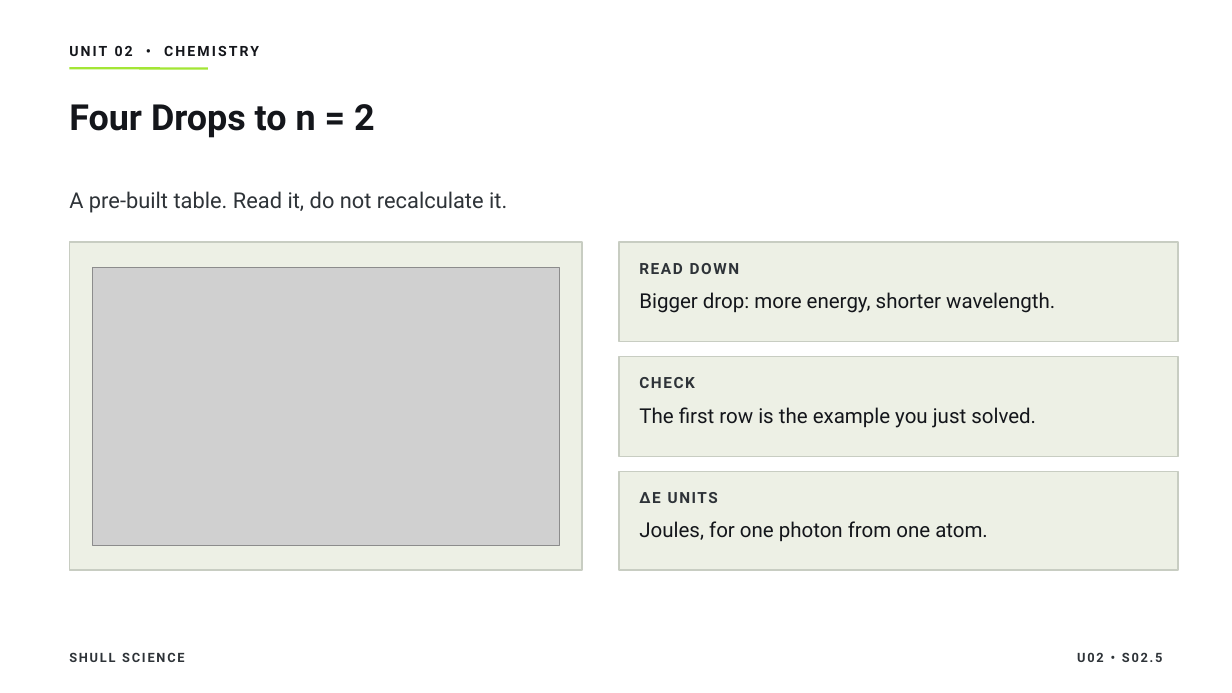
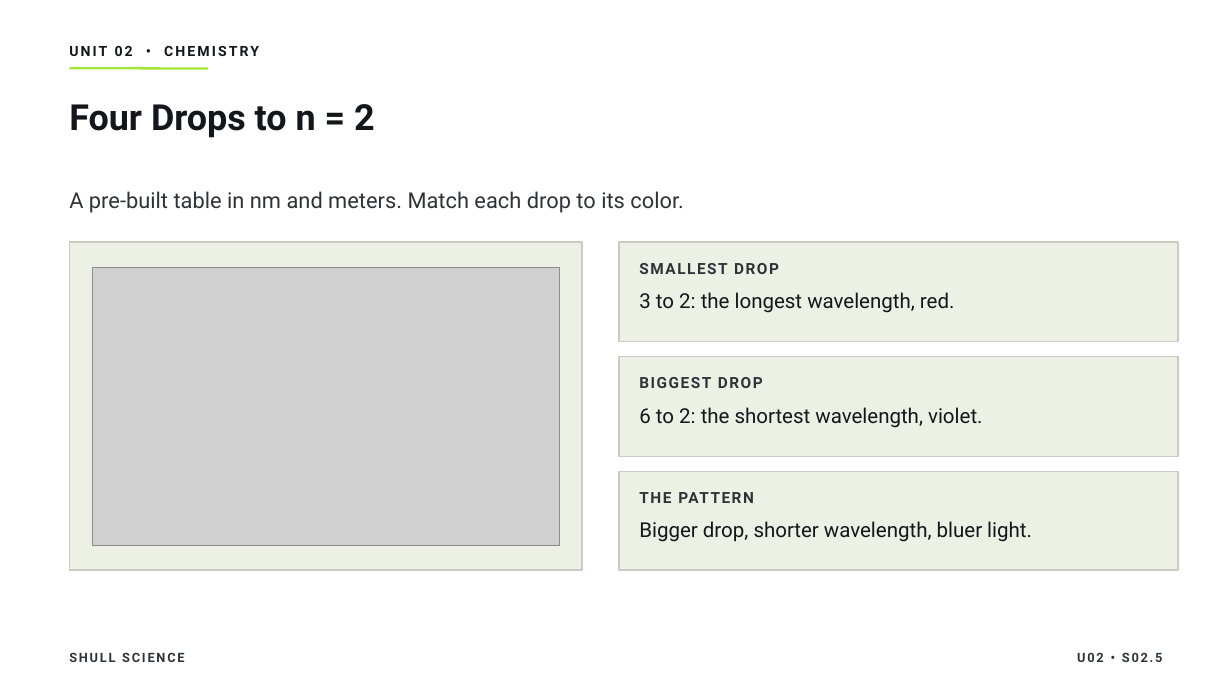
Before and after one commit to Hayabusa015/WorkWork, a slide deck: slide 10 of deliverables/chem-u02/SHULL_CHEM_Slides_U02_S02.5.pptx (slide 13 before the commit). Drawn at 1232x693 pixels with LibreOffice and Linux fonts; fonts in the diff are those of the drawing; grey boxes stand for pictures. Boxes give left, top, right and bottom in pixels: in the first picture for what was removed or moved away, otherwise in the second. Text is boxed around its words. In the diff, an @@ line names an element or a change of style, - is before the commit and + after.

```diff
--- a/deliverables/chem-u02/SHULL_CHEM_Slides_U02_S02.5.pptx
+++ b/deliverables/chem-u02/SHULL_CHEM_Slides_U02_S02.5.pptx
@@ text at (69, 191, 683, 213): text changed @@
-A pre-built table. Read it, do not recalculate it.
+A pre-built table in nm and meters. Match each drop to its color.
@@ text at (639, 263, 682, 274): text changed @@
-READ DOWN
+SMALLEST DROP
@@ text at (639, 292, 955, 313): text changed @@
-Bigger drop: more energy, shorter wavelength.
+3 to 2: the longest wavelength, red.
@@ text at (639, 377, 694, 388): text changed @@
-CHECK
+BIGGEST DROP
@@ text at (639, 407, 982, 428): text changed @@
-The first row is the example you just solved.
+6 to 2: the shortest wavelength, violet.
@@ text at (639, 492, 718, 503): text changed @@
-ΔE UNITS
+THE PATTERN
@@ text at (639, 521, 1032, 542): text changed @@
-Joules, for one photon from one atom.
+Bigger drop, shorter wavelength, bluer light.
```
Also in this commit, not shown: 2 other slides changed, 1 slide added, 2 slides removed, 14 other files.
